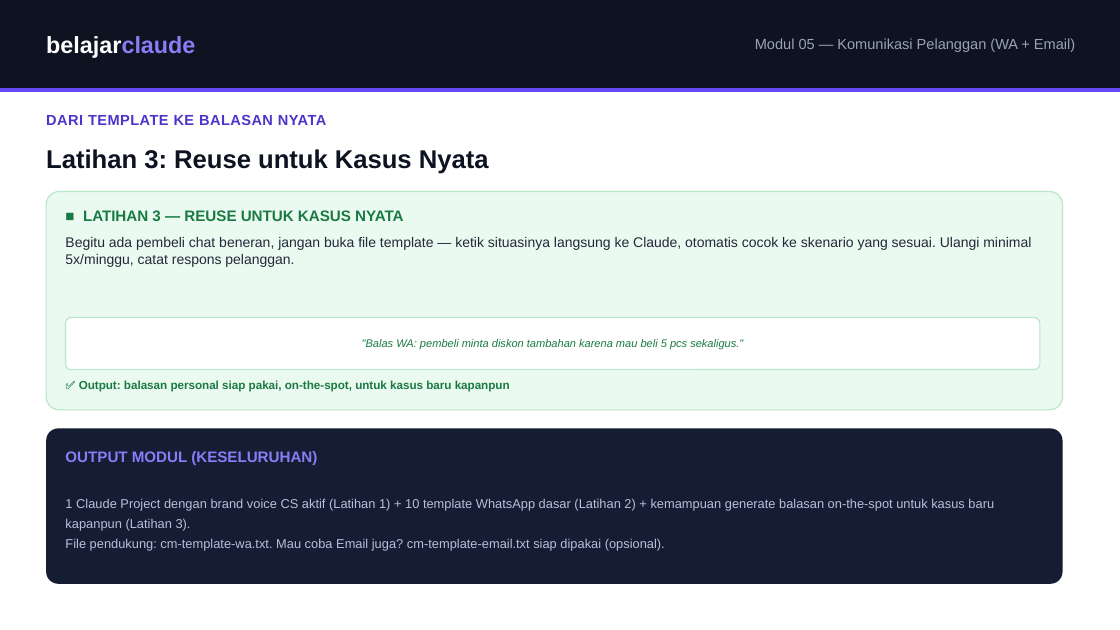
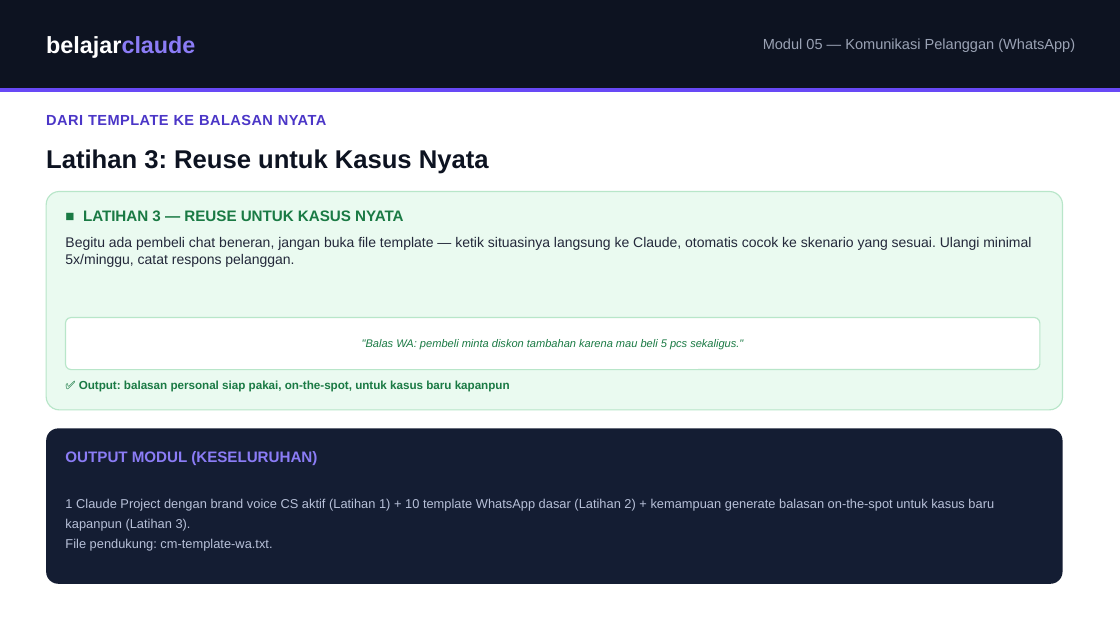
Before and after one commit to juliautomo/belajar-claude, a slide deck: slide 8 of Content-Marketing/M05-Komunikasi-Pelanggan/K3-M05-Komunikasi-Pelanggan.pptx. Drawn at 1120x630 pixels with LibreOffice and Linux fonts; fonts in the diff are those of the drawing. Boxes give left, top, right and bottom in pixels: in the first picture for what was removed or moved away, otherwise in the second. Text is boxed around its words. In the diff, an @@ line names an element or a change of style, - is before the commit and + after.

Commit message:
M05: remove Email entirely, WhatsApp-only module
- Module title/desc/tip-box/mistakes list all de-Email'd
- Replaced 6-card scenario grid with 10-card grid matching cm-template-wa.txt's real scenarios (adds complaint handling)
- Removed Cara Kerja: Email step-row and Contoh Prompt: Email block
- Deleted cm-template-email.txt - cm-template-wa.txt is now the sole supporting file
- Updated public preview (content-marketing.html) and admin.html module labels
- Reworked all 8 PPTX slides to match, re-rendered and visually verified each

Checkpoint 104

```diff
--- a/Content-Marketing/M05-Komunikasi-Pelanggan/K3-M05-Komunikasi-Pelanggan.pptx
+++ b/Content-Marketing/M05-Komunikasi-Pelanggan/K3-M05-Komunikasi-Pelanggan.pptx
@@ text at [763, 38, 1075, 52]: text changed @@
-Modul 05 — Komunikasi Pelanggan (WA + Email)
+Modul 05 — Komunikasi Pelanggan (WhatsApp)
@@ text at [65, 538, 272, 551]: text changed @@
-File pendukung: cm-template-wa.txt. Mau coba Email juga? cm-template-email.txt siap dipakai (opsional).
+File pendukung: cm-template-wa.txt.
```
Also in this commit, not shown: 6 other slides changed, 1 slide added, 1 slide removed, 5 other files.
